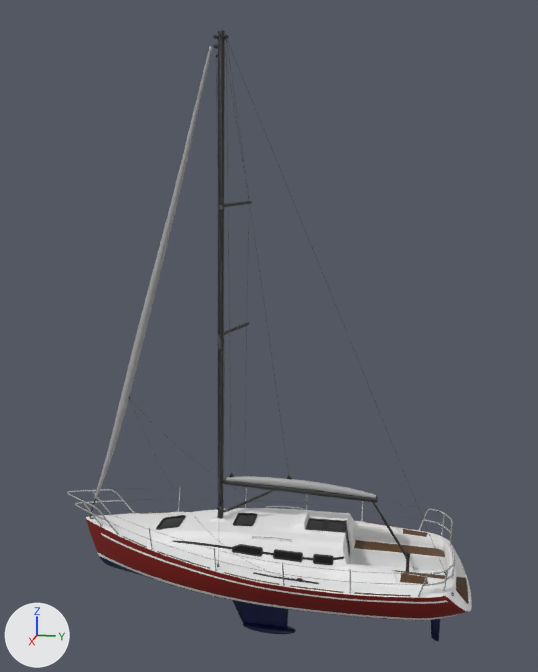
An edit to the FBX model Assets/objects/boats/v38/v38.fbx, drawn before and after from the same camera.
The view is the same before and after, from a camera (50 mm lens) standing at (15.29, 2.9, 9.47) and looking at (-0.15, -0.19, 5.61). Every picture has the same lights, and +X, +Y and +Z are marked at lower left. Where no turn or scale is listed for an object, it has been applied to the vertices.

Script lines for the objects in view, before the commit:
```python
ob_cabin_molding = bpy.data.objects.new('cabin_molding', me_mesh_010)
ob_cabin_molding.location = (0.0, 0.0, 0.0)
ob_cockpit = bpy.data.objects.new('cockpit', me_mesh_014)
ob_cockpit.location = (0.0, 0.0, 0.0)
ob_deck = bpy.data.objects.new('deck', me_mesh_004)
ob_deck.location = (0.0, 0.0, 0.0)
ob_door = bpy.data.objects.new('door', me_mesh_016)
ob_door.location = (0.0, 0.0, 0.0)
ob_hull = bpy.data.objects.new('hull', me_mesh_003)
ob_hull.location = (0.0, 0.0, 0.0)
ob_mast = bpy.data.objects.new('mast', me_mesh)
ob_mast.location = (0.0, 0.0, 0.0)
ob_props = bpy.data.objects.new('props', me_mesh_005)
ob_props.location = (0.0, 0.0, 0.0)
ob_rigging = bpy.data.objects.new('rigging', me_mesh_007)
ob_rigging.location = (0.0, 0.0, 0.0)
ob_sails = bpy.data.objects.new('sails', me_mesh_009)
ob_sails.location = (0.0, 0.0, 0.0)
# also in view: 'railing' at (0.0, -0.57, 1.1); 'hull_molding' at (0.0, -0.17, 0.61); 'ports' at (0.0, -0.56, 1.05); 'waterline' at (0.0, -0.03, -0.02); 'keel' at (0.0, 0.01, -0.8)
```
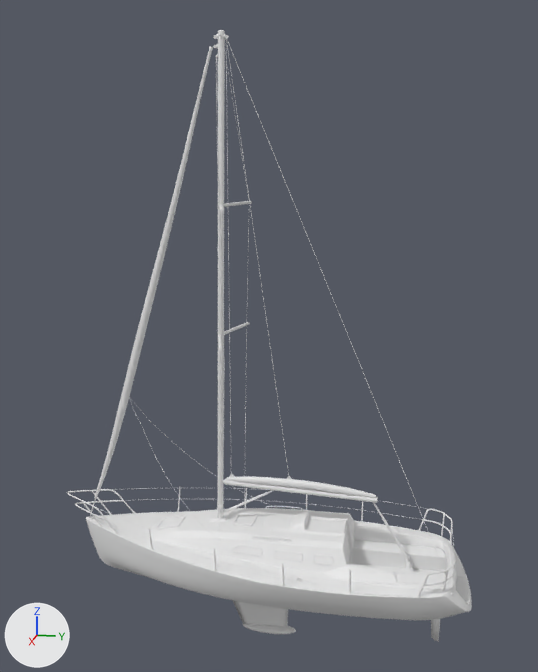
Diff of the bpy script that builds the scene:
```diff
--- a/Assets/objects/boats/v38/v38.fbx.py
+++ b/Assets/objects/boats/v38/v38.fbx.py
@@ me_mesh_010 @@
 me_mesh_010.from_pydata(...)  # 94 vertices, 40 faces; spans x -0.96..0.96, y -2.3..1.67, z 0.89..1.11
-me_mesh_010.materials.append(mat_material_010)  # black #000000
@@ me_mesh_017 @@
 me_mesh_017.from_pydata(...)  # 1934 vertices, 1646 faces; spans x -1.01..1.01, y -2.8..1.44, z 0.91..1.3
-me_mesh_017.materials.append(mat_material_009)  # black #000000
@@ me_mesh @@
 me_mesh.from_pydata(...)  # 3328 vertices, 3122 faces; spans x -1.23..1.23, y -1.37..3.03, z 0.62..11.82
-me_mesh.materials.append(mat_material_006)  # black #292929
@@ me_mesh_011 @@
 me_mesh_011.from_pydata(...)  # 4320 vertices, 4384 faces; spans x -1.71..1.71, y -5.11..3.96, z 0.65..1.55
-me_mesh_011.materials.append(mat_material_003)  # white #e7e7e7
@@ me_mesh_005 @@
 me_mesh_005.from_pydata(...)  # 6546 vertices, 6218 faces; spans x -1.42..1.42, y -4.56..4.02, z 0.26..4.06
-me_mesh_005.materials.append(mat_material_007)  # black #191919
@@ me_mesh_014 @@
 me_mesh_014.from_pydata(...)  # 1156 vertices, 1054 faces; spans x -1.16..1.16, y 1.77..4.33, z 0.06..0.84
-me_mesh_014.materials.append(mat_material_011)  # brown #563817
@@ me_mesh_007 @@
 me_mesh_007.from_pydata(...)  # 6312 vertices, 6176 faces; spans x -1.7..1.7, y -4.24..3.95, z 0.46..11.72
-me_mesh_007.materials.append(mat_material_005)  # dark grey #4c4c4c
@@ me_mesh_003 @@
 me_mesh_003.from_pydata(...)  # 1048 vertices, 891 faces; spans x -1.62..1.62, y -4.67..4.33, z 0.0..0.92
-me_mesh_003.materials.append(mat_material)  # dark red #7b0b00
@@ me_mesh_015 @@
 me_mesh_015.from_pydata(...)  # 686 vertices, 656 faces; spans x -1.59..1.59, y -3.53..3.08, z 0.66..0.86
-me_mesh_015.materials.append(mat_material_011)  # brown #563817
@@ me_surfsphere @@
 me_surfsphere.from_pydata(...)  # 755 vertices, 695 faces; spans x -1.25..1.25, y -4.39..4.41, z -1.58..-0.01
-me_surfsphere.materials.append(mat_material_002)  # dark blue #000e47
@@ me_mesh_009 @@
 me_mesh_009.from_pydata(...)  # 482 vertices, 494 faces; spans x -0.09..0.1, y -4.41..2.24, z 1.44..11.53
-me_mesh_009.materials.append(mat_material_004)  # grey #a9a9a9
@@ me_mesh_016 @@
 me_mesh_016.from_pydata(...)  # 214 vertices, 163 faces; spans x -0.289..0.289, y 0.704..1.687, z 0.486..1.33
-me_mesh_016.materials.append(mat_material_013)  # black #000000
@@ me_cube_001 @@
 me_cube_001.from_pydata(...)  # 34 vertices, 24 faces; spans x -0.032..0.012, y -0.03..0.2, z -1.006..0.041
-me_cube_001.materials.append(mat_material_002)  # dark blue #000e47
@@ me_mesh_001 @@
 me_mesh_001.from_pydata(...)  # 380 vertices, 49 faces; spans x -0.98..0.98, y -2.77..1.66, z 0.79..1.31
-me_mesh_001.materials.append(mat_material_008)  # black #000000
```

Where the change shows, as pixel boxes [x1, y1, x2, y2] in the pictures (538 x 672 px):
'hull', recoloured (red to grey)
    both: [86, 519, 468, 618]
'sails', recoloured
    both: [94, 46, 376, 499]
'mast', recoloured (black to grey)
    both: [213, 30, 409, 562]
'rigging', recoloured
    both: [96, 38, 455, 585]
'keel', recoloured (blue to grey)
    both: [99, 546, 451, 634]
'cockpit', recoloured (brown to white)
    both: [354, 529, 469, 604]
'railing', recoloured
    both: [67, 487, 456, 597]
'ports', recoloured (black to white)
    both: [158, 514, 349, 564]
'ffames', recoloured (grey to white)
    both: [156, 513, 334, 565]
'deck_molding', recoloured (grey to white)
    both: [121, 511, 412, 596]
'props', recoloured (grey to white)
    both: [90, 397, 454, 596]
'door', recoloured (grey to white)
    both: [306, 518, 350, 557]
'cabin_molding', recoloured (grey to white)
    both: [173, 540, 344, 560]
'rudder', recoloured (blue to grey)
    both: [431, 619, 440, 642]
